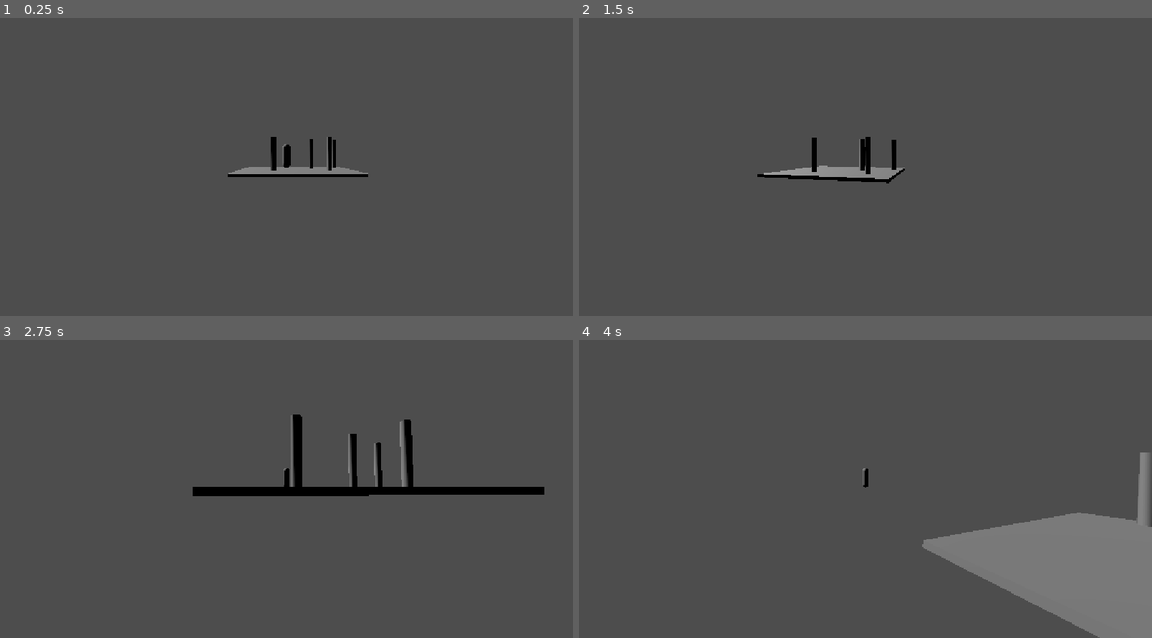
Above: before the commit, frames 1-4 (two rows, left to right).
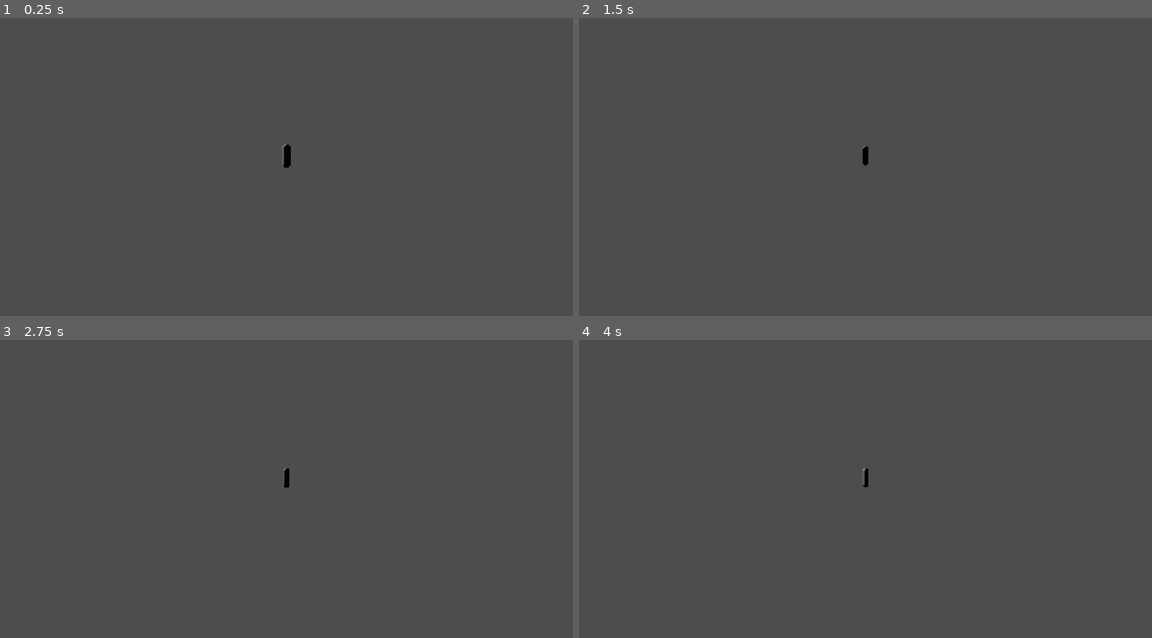
Above: after the commit, the same moments.

Repository: Flogah/chimera
Game: Godot game, scene res://scenes/test_areas/test_level.tscn
Same seed, same stepped clock (60 frames per second), same inputs: the game is played once before the commit and once after it.
Inputs (mouse positions are in pixels of both pictures, inside the frame that each line leads up to):
- Up to frame 1 (0.25 s): no input
- Up to frame 2 (1.5 s): move the mouse to (894, 152) at 0.52 s; hold Mouse wheel up (zoom_in) 0.53-1.28 s; hold W (move_forward) from 0.53 s (still down); move the mouse to (836, 155) at 1.27 s; tap Mouse wheel down (zoom_out) at 1.35 s
- Up to frame 3 (2.75 s): keep holding W (move_forward); move the mouse to (297, 471) at 2.02 s; hold Mouse wheel up (zoom_in) from 2.03 s (still down)
- Up to frame 4 (4 s): keep holding W (move_forward); move the mouse to (859, 483) at 2.77 s; release Mouse wheel up (zoom_in) at 2.78 s; tap Mouse wheel down (zoom_out) at 2.85 s; move the mouse to (905, 480) at 3.52 s; hold Mouse wheel up (zoom_in) from 3.53 s (still down)

The runs differ from the first frame. In frame 1, 1.0% of the frame differs, in the area x 39-65%, y 39-54%; in frame 2, 1.3%; in frame 3, 2.9%; in frame 4, 11%, in the area x 59-100%, y 37-100%.

Commit message:
added gravity to the player

Diff:
--- a/godot-chimera/scenes/player/player.gd
+++ b/godot-chimera/scenes/player/player.gd
@@ -8,6 +8,9 @@
 @onready var mesh: Node3D = %Mesh
 
 func _physics_process(delta: float) -> void:
+	if !is_on_floor():
+		velocity += get_gravity()
+
 	var input_vector: Vector2 = Input.get_vector("move_left", "move_right", "move_forward", "move_back")
 	var forward: Vector3 = -camera_arm.global_transform.basis.z
 	forward.y = 0.0
